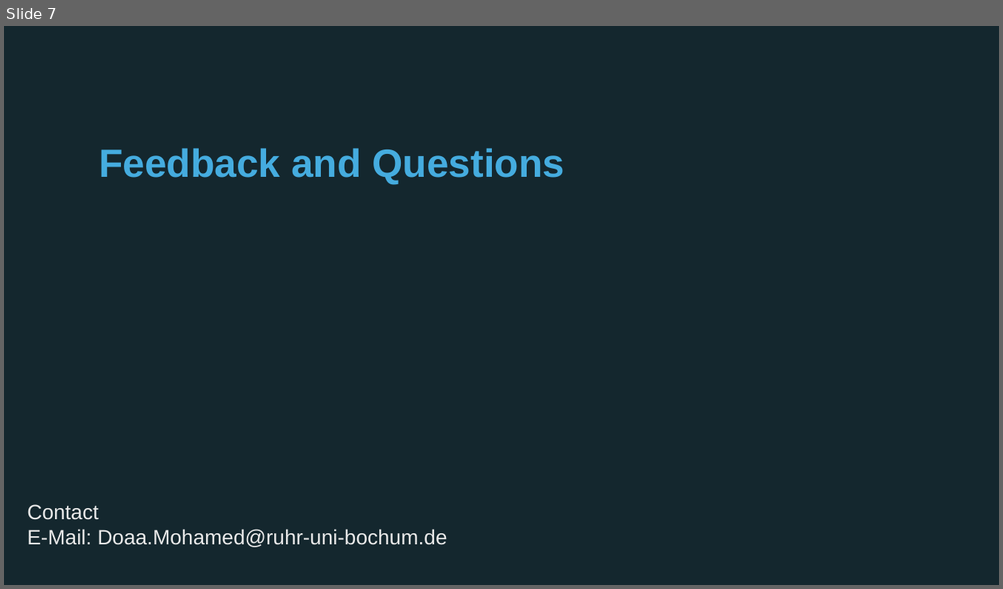
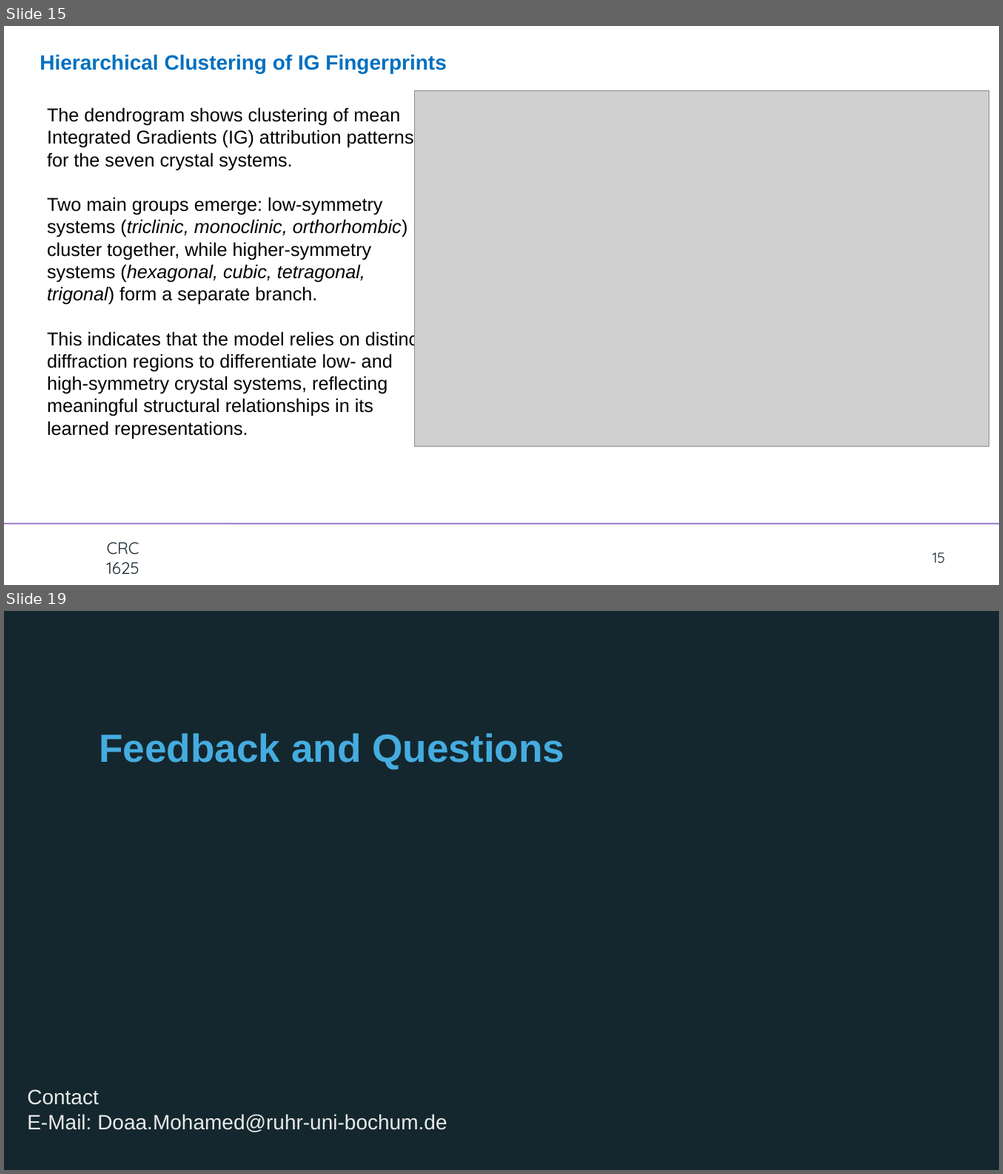
Before and after one commit to doaa1012/virtual_electrochemist, a slide deck: Meeting.pptx. Shown one above the other, each under a label of ours: slide 7 before the commit, slides 15 and 19 after it; the slides between them are not shown. The pictures are 1003x589 and 1003x1174 pixels, drawn with LibreOffice and Linux fonts; fonts in the diff are those of the drawing; grey boxes stand for pictures; background and template pictures are left out. Boxes give left, top, right and bottom in pixels: in the first picture for what was removed or moved away, otherwise in the second. Text is boxed around its words. In the diff, an @@ line names an element or a change of style, - is before the commit and + after.

```diff
--- a/Meeting.pptx
+++ b/Meeting.pptx
@@ slide 15 added at [4,26,999,585], background #FFFFFF; not listed: 1 template element that a slide beside it also shows @@
@@ text added at [40,54,446,73], 20 pt, text #0070C0, bold @@
+Hierarchical Clustering of IG Fingerprints
@@ picture added at [415,90,990,446] @@
@@ text added at [47,107,423,439], 18 pt, text #000000 @@
+The dendrogram shows clustering of mean Integrated Gradients (IG) attribution patterns for the seven crystal systems.
+Two main groups emerge: low-symmetry systems (triclinic, monoclinic, orthorhombic) cluster together, while higher-symmetry systems (hexagonal, cubic, tetragonal, trigonal) form a separate branch.
+This indicates that the model relies on distinct diffraction regions to differentiate low- and high-symmetry crystal systems, reflecting meaningful structural relationships in its learned representations.
@@ text added at [106,543,139,574], 16 pt, text #14272E @@
+CRC
+1625
@@ page number added at [932,553,945,563], 14 pt, text #14272E @@
+15
@@ what was slide 7 is now slide 19 @@
```
Also in this commit, not shown: 11 other slides added, 37 other files.
